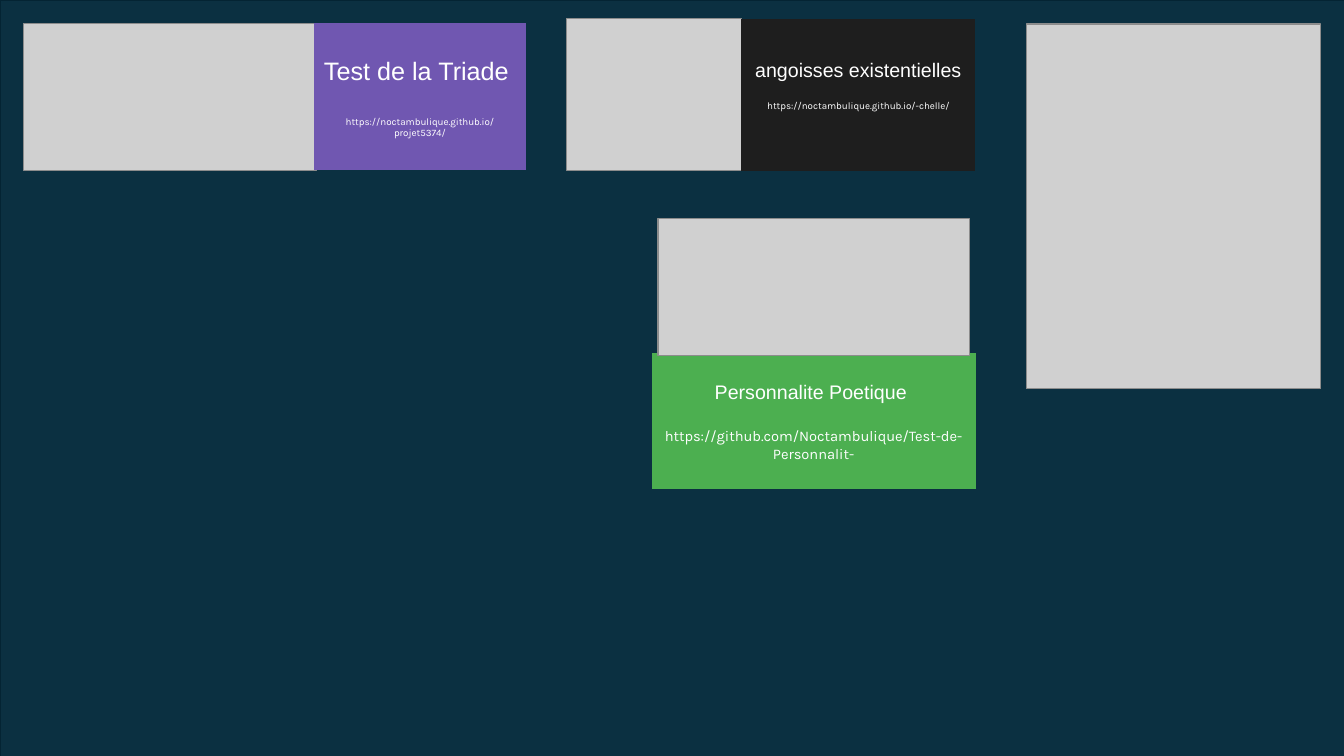
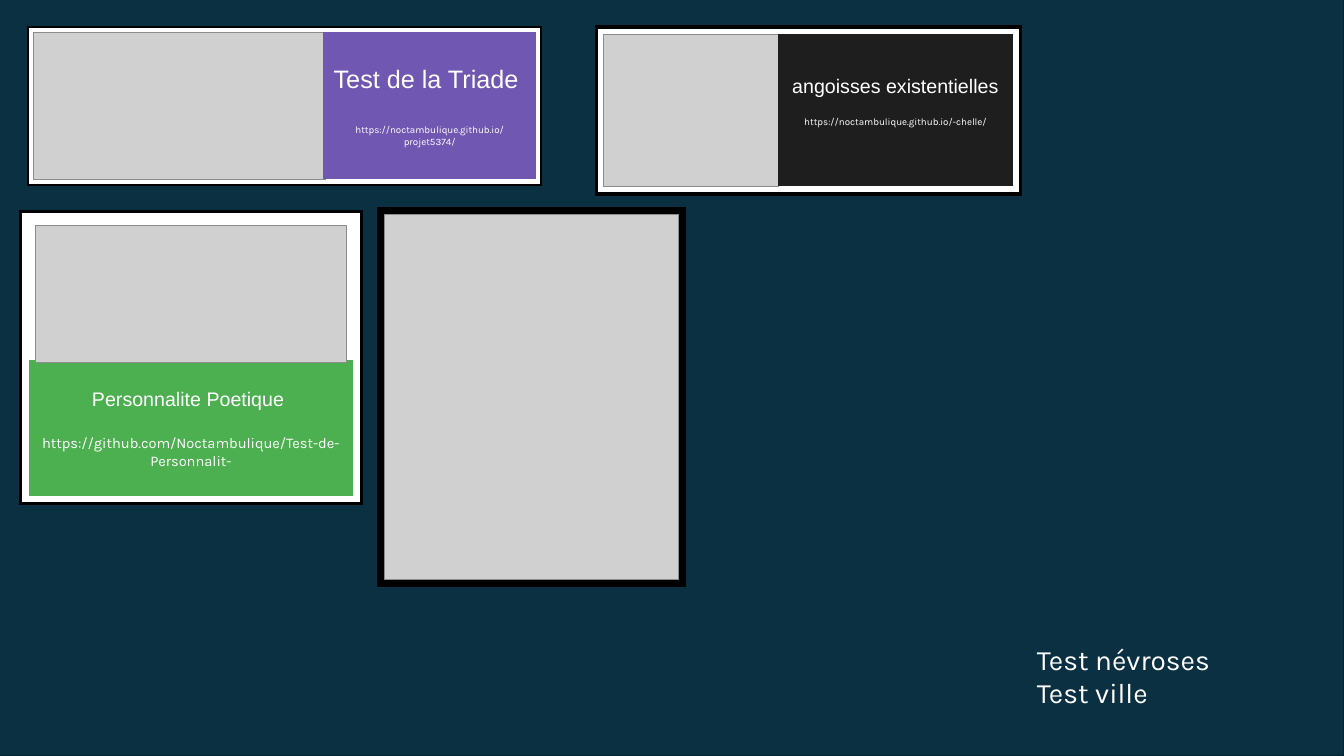
Before and after one commit to Noctambulique/Naos, a slide deck: slide 1 of Document/Lubies.odp. Drawn at 1344x756 pixels with LibreOffice and Linux fonts; fonts in the diff are those of the drawing; grey boxes stand for pictures. Boxes give left, top, right and bottom in pixels: in the first picture for what was removed or moved away, otherwise in the second. Text is boxed around its words. In the diff, an @@ line names an element or a change of style, - is before the commit and + after.

```diff
--- a/Document/Lubies.odp
+++ b/Document/Lubies.odp
@@ freeform shape at bbox=[0, 0, 1344, 755]: outline redrawn @@
@@ freeform shape added at bbox=[28, 27, 541, 186], fill #FFFFFF, outline #000000 1.5 pt @@
@@ freeform shape added at bbox=[597, 27, 1021, 195], fill #FFFFFF, outline #000000 2.24 pt @@
@@ picture: place and size @@
-picture at bbox=[23, 24, 316, 171]
+picture at bbox=[33, 32, 326, 179]
@@ freeform shape "Test de la Triade": place and size @@
-freeform shape "Test de la Triade" at bbox=[314, 23, 526, 170]
+freeform shape "Test de la Triade" at bbox=[324, 31, 536, 178]
@@ picture: place and size @@
-picture at bbox=[567, 18, 741, 170]
+picture at bbox=[604, 34, 778, 187]
@@ freeform shape "angoisses existentielles": place and size @@
-freeform shape "angoisses existentielles" at bbox=[742, 18, 976, 170]
+freeform shape "angoisses existentielles" at bbox=[778, 34, 1012, 187]
@@ freeform shape added at bbox=[378, 209, 685, 586], fill #000000, outline #000000 2.24 pt @@
@@ freeform shape added at bbox=[20, 212, 362, 503], fill #FFFFFF, outline #000000 2.24 pt @@
@@ picture: place and size @@
-picture at bbox=[1026, 24, 1321, 389]
+picture at bbox=[35, 226, 347, 363]
@@ picture: place and size @@
-picture at bbox=[658, 219, 970, 356]
+picture at bbox=[385, 215, 680, 580]
@@ freeform shape "Personnalite Poetique": place and size @@
-freeform shape "Personnalite Poetique" at bbox=[652, 353, 976, 488]
+freeform shape "Personnalite Poetique" at bbox=[29, 361, 353, 496]
@@ free added at bbox=[1027, 637, 1322, 715], 20 pt, text #FFFFFF @@
+Test névroses
+Test ville
```
